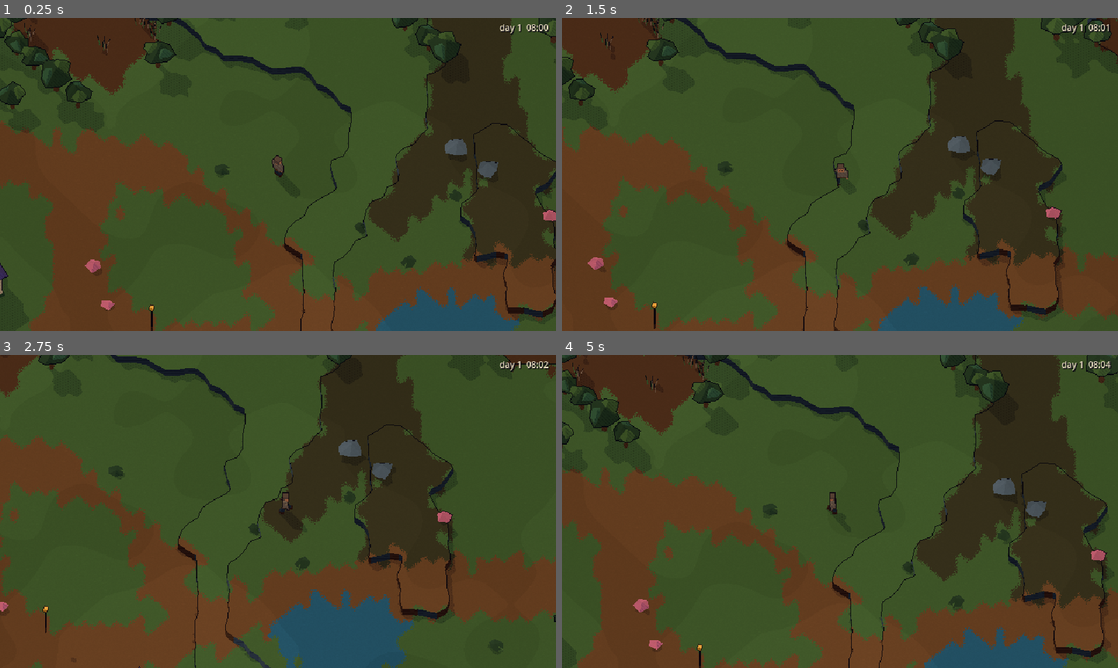
Above: before the commit, frames 1-4 (two rows, left to right).
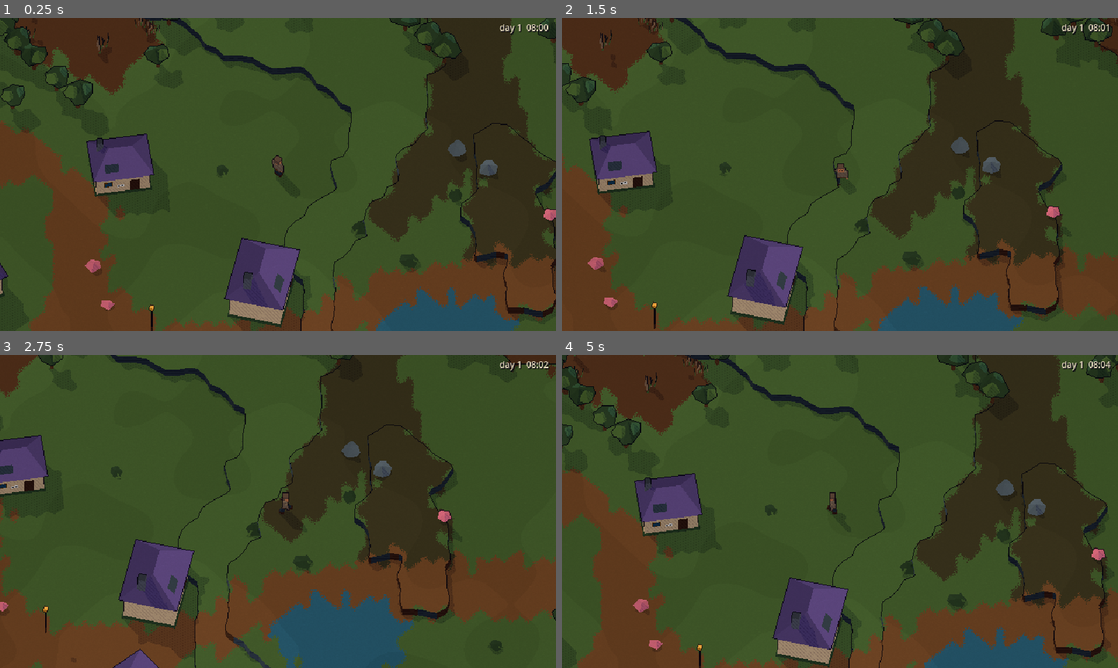
Above: after the commit, the same moments.

Repository: Xaxis/unspent-ortho
Game: Godot game, scene res://src/main.tscn
The game is run twice, just before and just after one commit, with the same random seed, the same clock (stepped at 60 frames per second) and the same inputs.
Inputs:
- Up to frame 1 (0.25 s): no input
- Up to frame 2 (1.5 s): hold D (move_right) 0.53-1.28 s; tap Shift (dodge) at 0.6 s; hold S (move_down) from 1.28 s (still down); tap F (lamp) at 1.35 s
- Up to frame 3 (2.75 s): release S (move_down) at 2.03 s; hold D (move_right) from 2.03 s (still down); tap Space (swing) at 2.1 s
- Up to frame 4 (5 s): release D (move_right) at 2.78 s; hold W (move_up) 2.78-3.53 s; tap Shift (dodge) at 2.85 s; hold A (move_left) from 3.53 s (still down); tap F (lamp) at 3.6 s; tap Space (swing) at 4.35 s

The runs differ from the first frame. In frame 1, 11% of the frame differs, in the area x 0-100%, y 0-100%; in frame 2, 9.8%; in frame 3, 7.9%; in frame 4, 11%.

Commit message:
Raise rivers on the high ground and mark their bridges and falls
Rivers began only where a big catchment had gathered, so none rose above
level four and the mountains had no water. Each head is now walked back
up its largest feeder until the stream is a runnel, so the Snowfield and
the pine hills send frozen and falling water down to the sea.

A road over a river was just more road, so nothing could draw a bridge.
Bridges and falls are now landmarks with a direction, for the renderers
and for sound. Tips and stone circles also stop failing to find a site,
and the map tool groups landmarks by kind.

Diff:
--- a/src/core/world_data.gd
+++ b/src/core/world_data.gd
@@ -37,7 +37,9 @@
 ## of prop ids in stringing order}. Cables run between consecutive ids.
 var lines: Array[Dictionary] = []
 ## Places worth walking to: {kind: StringName, pos: Vector2, country: int}.
-## Kinds: tip, stone_circle, wreck, ruin, cairn, caldera, summit.
+## Kinds: tip, stone_circle, wreck, ruin, summit, caldera; and for renderers
+## and sound, bridge (a road over a river; `dir` runs along the road) and
+## falls (a river's bed steps down a level; `dir` runs downstream).
 var landmarks: Array[Dictionary] = []
 ## Props taken from the world: prop id -> world minute it grows back (INF = never).
 ## Owned by survival rules; WorldView and WorldQuery skip depleted props.
--- a/src/core/worldgen/gen_scatter.gd
+++ b/src/core/worldgen/gen_scatter.gd
@@ -24,14 +24,14 @@
 	for cc: int in Country.LAND:
 		var want := maxi(1, roundi(tips_per[cc] * maxf(c.k, 0.4)))
 		var placed := 0
-		for attempt in 400:
+		for attempt in 2500:
 			if placed >= want:
 				break
 			var p := _random_tile(c, rng)
 			var i := p.y * c.size + p.x
 			if w.country[i] != cc or w.blend[i] > 0.42:
 				continue
-			if not _clear_site(c, p, 7, 1) or _near_landmark(w, Vector2(p), 40.0 * maxf(c.k, 0.5)) or _near_village(w, Vector2(p), 22.0):
+			if not _clear_site(c, p, 6, 2) or _near_landmark(w, Vector2(p), 36.0 * maxf(c.k, 0.5)) or _near_village(w, Vector2(p), 22.0):
 				continue
 			_lay_tip(c, p, rng.randf_range(4.0, 7.5))
 			w.landmarks.append({"kind": &"tip", "pos": Vector2(p) + Vector2(0.5, 0.5), "country": cc})
@@ -40,14 +40,14 @@
 	var circles: PackedInt32Array = [0, 1, 0, 0, 0, 2, 0]
 	for cc: int in Country.LAND:
 		var placed := 0
-		for attempt in 400:
+		for attempt in 2500:
 			if placed >= circles[cc]:
 				break
 			var p := _random_tile(c, rng)
 			var i := p.y * c.size + p.x
 			if w.country[i] != cc or w.blend[i] > 0.3:
 				continue
-			if not _clear_site(c, p, 6, 0) or _near_landmark(w, Vector2(p), 30.0) or _near_village(w, Vector2(p), 26.0):
+			if not _clear_site(c, p, 5, 1) or _near_landmark(w, Vector2(p), 30.0) or _near_village(w, Vector2(p), 26.0):
 				continue
 			w.landmarks.append({"kind": &"stone_circle", "pos": Vector2(p) + Vector2(0.5, 0.5), "country": cc})
 			placed += 1
@@ -100,6 +100,13 @@
 	for cc: int in [Country.SNOWFIELD, Country.BONELANDS, Country.PINEWOOD, Country.COAST]:
 		if best_at[cc].x >= 0:
 			w.landmarks.append({"kind": &"summit", "pos": Vector2(best_at[cc]) + Vector2(0.5, 0.5), "country": cc})
+	# Falls: wherever a river's bed steps down a level.
+	for r in c.rivers:
+		for j in range(1, r.size()):
+			var a := r[j - 1]
+			var b := r[j]
+			if w.level_at(floori(a.x), floori(a.y)) > w.level_at(floori(b.x), floori(b.y)):
+				w.landmarks.append({"kind": &"falls", "pos": a, "country": w.country_at(floori(a.x), floori(a.y)), "dir": b - a})
 	var heart := c.hearts[Country.BURNING]
 	if heart.x >= 0.0:
 		w.landmarks.append({"kind": &"caldera", "pos": heart, "country": w.country_at(int(heart.x), int(heart.y))})
--- a/src/core/worldgen/gen_settle.gd
+++ b/src/core/worldgen/gen_settle.gd
@@ -451,6 +451,22 @@
 		prev = w.level[i]
 		line.append(Vector2(i % size + 0.5, i / size + 0.5))
 	w.roads.append(line)
+	# Bridges: each run of road over river water, marked at its middle.
+	var run_start := -1
+	for j in tiles.size() + 1:
+		var wet := j < tiles.size() and c.water[tiles[j]] == 1
+		if wet and run_start < 0:
+			run_start = j
+		elif not wet and run_start >= 0:
+			var mid := line[(run_start + j - 1) / 2]
+			var along := (line[mini(j, line.size() - 1)] - line[maxi(run_start - 1, 0)]).normalized()
+			var known := false
+			for m in w.landmarks:
+				if m.kind == &"bridge" and (m.pos as Vector2).distance_squared_to(mid) < 16.0:
+					known = true
+			if not known:
+				w.landmarks.append({"kind": &"bridge", "pos": mid, "country": w.country_at(floori(mid.x), floori(mid.y)), "dir": along})
+			run_start = -1
 	# Fill the other corner of every stair step, so a diagonal road is a
 	# ribbon two tiles wide rather than a zigzag one tile wide.
 	for j in range(1, tiles.size() - 1):
--- a/src/core/worldgen/gen_water.gd
+++ b/src/core/worldgen/gen_water.gd
@@ -15,6 +15,8 @@
 ## Catchment in coarse cells x rain before a cell carries a river (512 world).
 const RIVER_CATCHMENT := 120.0
 const MAX_RIVERS := 11
+## A river's head is where its catchment falls to this share of RIVER_CATCHMENT.
+const HEAD_SHARE := 0.06
 
 
 static func rivers(c: GenContext) -> void:
@@ -105,10 +107,23 @@
 	for k in cn:
 		if is_river[k] != 0 and parent[k] >= 0:
 			has_child[parent[k]] = 1
+	# Each river's head is walked back uphill along its biggest feeder until
+	# the catchment is a mere runnel: rivers rise on the high ground.
+	var best_child := PackedInt32Array()
+	best_child.resize(cn)
+	best_child.fill(-1)
+	for k in cn:
+		var p := parent[k]
+		if p >= 0 and landc[k] != 0 and (best_child[p] < 0 or acc[k] > acc[best_child[p]]):
+			best_child[p] = k
+	var head_acc := threshold * HEAD_SHARE
 	var sources: Array[Vector2i] = []
 	for k in cn:
 		if is_river[k] != 0 and has_child[k] == 0:
-			sources.append(Vector2i(roundi(ec[k] * 100.0), k))
+			var head := k
+			while best_child[head] >= 0 and acc[best_child[head]] >= head_acc:
+				head = best_child[head]
+			sources.append(Vector2i(roundi(ec[head] * 100.0), head))
 	# Highest sources first: the long rivers claim their courses, the rest join.
 	sources.sort_custom(func(a: Vector2i, b: Vector2i) -> bool: return a.x > b.x or (a.x == b.x and a.y < b.y))
 	var traced := PackedByteArray()
--- a/tests/core/test_world_gen.gd
+++ b/tests/core/test_world_gen.gd
@@ -454,6 +454,28 @@
 			gt(grounds[g], 0, "seed %d %s ground" % [s, Ground.NAMES[g]])
 
 
+func test_places_worth_walking_to() -> void:
+	# Scrap tips in every country, stone circles, wrecks on the shore, bridges
+	# where roads cross rivers, falls where rivers step down.
+	for s in WORLD_SEEDS:
+		var w := world(s)
+		var tips := PackedInt32Array()
+		tips.resize(Country.COUNT)
+		var kinds := {}
+		for m in w.landmarks:
+			kinds[m.kind] = int(kinds.get(m.kind, 0)) + 1
+			if m.kind == &"tip":
+				tips[m.country] += 1
+		for c: int in Country.LAND:
+			gt(tips[c], 0, "seed %d tips in %s" % [s, Country.NAMES[c]])
+		for kind: StringName in [&"stone_circle", &"wreck", &"ruin", &"summit", &"caldera", &"bridge", &"falls"]:
+			gt(int(kinds.get(kind, 0)), 0, "seed %d %s landmarks" % [s, kind])
+		for m in w.landmarks:
+			if m.kind == &"bridge":
+				var p: Vector2 = m.pos
+				eq(w.ground_at(floori(p.x), floori(p.y)), Ground.ROAD, "seed %d bridge at %s carries the road" % [s, p])
+
+
 func test_ore_is_richest_in_the_bonelands() -> void:
 	var w := world(WORLD_SEEDS[0])
 	var ore := PackedFloat32Array()
--- a/tools/gd/map.gd
+++ b/tools/gd/map.gd
@@ -94,10 +94,14 @@
 			var s := GenPlaces.ecotone_sample(w, a, b)
 			if s.x >= 0.0:
 				print("ecotone %-20s at %d,%d" % ["%s-%s" % [Country.NAMES[a], Country.NAMES[b]], s.x, s.y])
-	var lm := ""
+	var by_kind := {}
 	for m in w.landmarks:
-		lm += "%s %d,%d  " % [m.kind, m.pos.x, m.pos.y]
-	print("landmarks ", lm)
+		if not by_kind.has(m.kind):
+			by_kind[m.kind] = []
+		by_kind[m.kind].append("%d,%d" % [m.pos.x, m.pos.y])
+	for kind: StringName in by_kind:
+		var at: Array = by_kind[kind]
+		print("landmarks %-13s %3d  %s%s" % [kind, at.size(), "  ".join(PackedStringArray(at.slice(0, 8))), "  ..." if at.size() > 8 else ""])
 	var r := GenPlaces.river_sample(w)
 	var cl := GenPlaces.cliff_sample(w)
 	print("places river at %d,%d  cliff at %d,%d  rivers %d  roads %d  lines %d  props %d" % [r.x, r.y, cl.x, cl.y, w.rivers.size(), w.roads.size(), w.lines.size(), w.props.size()])
